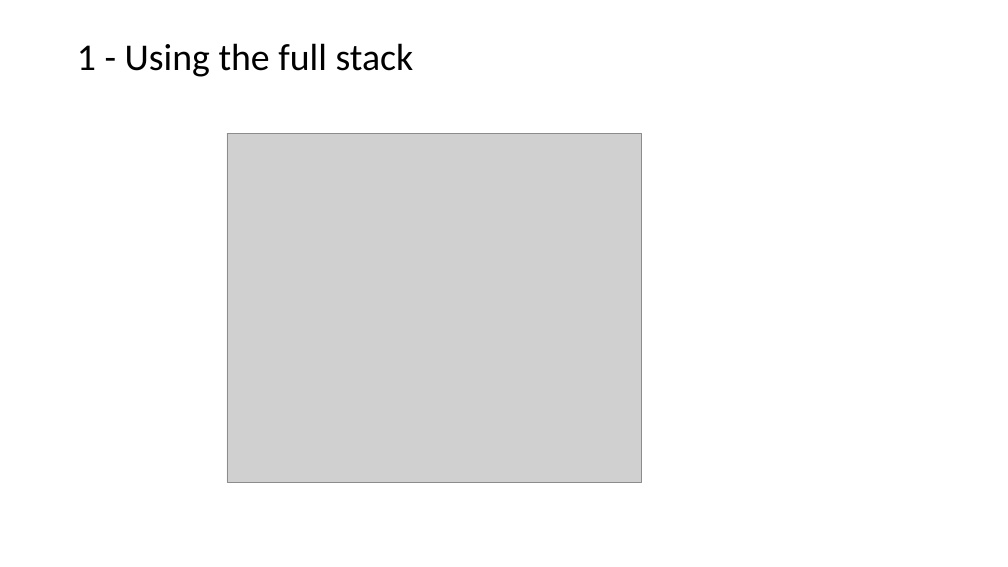
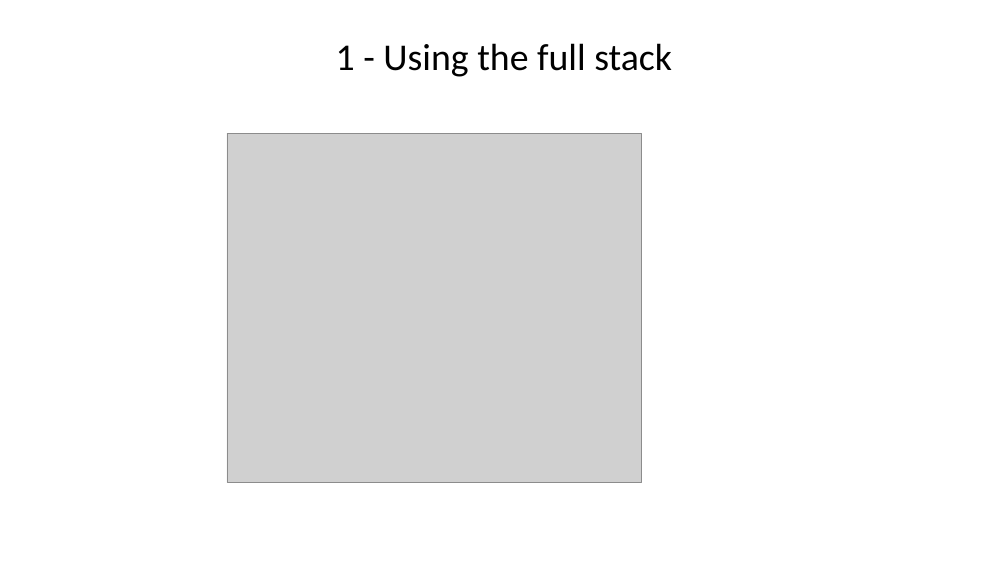
Before and after one commit to DHI/DomainServicesCourse, a slide deck: slide 42 of Presentations/DS-course-1-introduction.pptx (slide 40 before the commit). Drawn at 1008x567 pixels with LibreOffice and Linux fonts; fonts in the diff are those of the drawing; grey boxes stand for pictures. Boxes give left, top, right and bottom in pixels: in the first picture for what was removed or moved away, otherwise in the second. Text is boxed around its words. In the diff, an @@ line names an element or a change of style, - is before the commit and + after.

```diff
--- a/Presentations/DS-course-1-introduction.pptx
+++ b/Presentations/DS-course-1-introduction.pptx
@@ title "1 - Using the full ..." at [336, 43, 672, 77]: alignment left to centre @@
```
Also in this commit, not shown: 12 other slides changed, 3 slides added, 1 slide removed, 4 other files.
